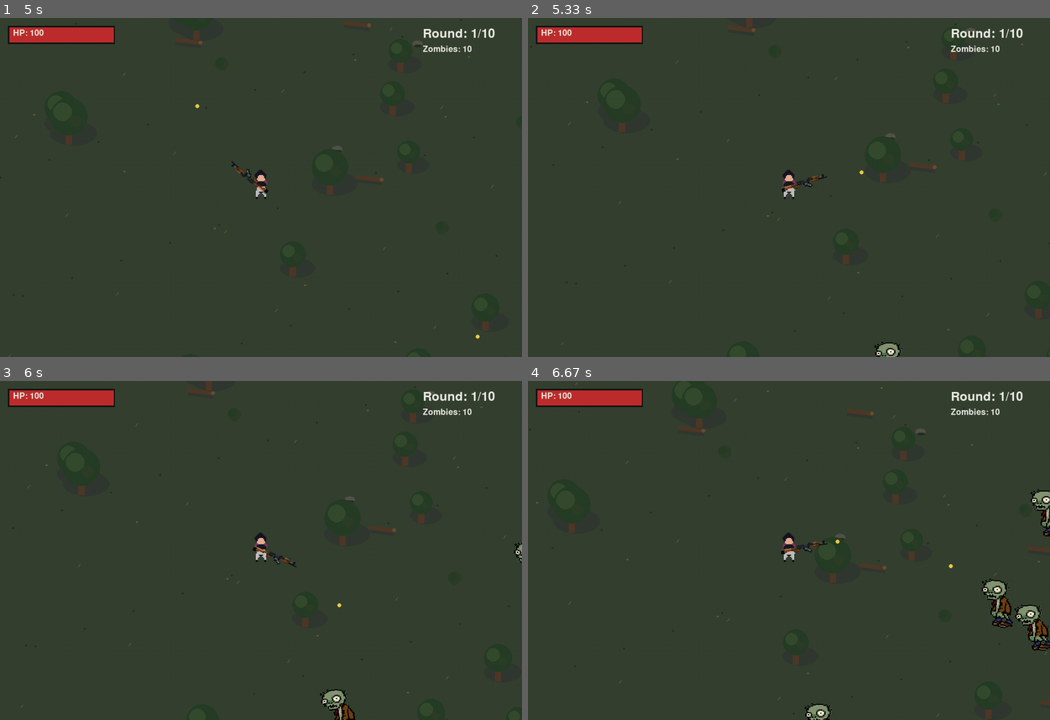
Above: before the commit, frames 1-4 (two rows, left to right).
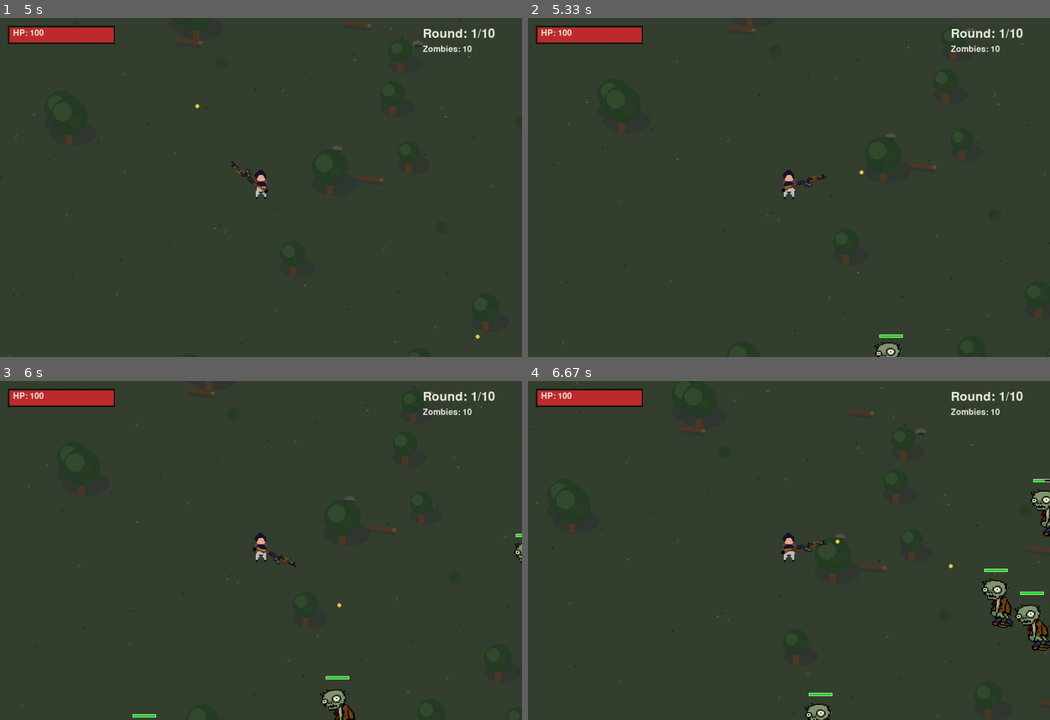
Above: after the commit, the same moments.

Repository: nhdoelpawiro/pygame-zombie-shooter
Game: pygame game, started from main.py
Two runs of this game, one before a commit and one after it. Both use one fixed random seed, a clock stepped at 60 frames per second and the inputs below.
Inputs (mouse positions are in pixels of both pictures, inside the frame that each line leads up to):
- Up to frame 1 (5 s): click (261, 187) at 0.38 s; hold D 0.67-1.13 s; move the mouse to (261, 211) at 0.7 s; click (99, 136) at 1.22 s; hold W 1.5-1.8 s; click (99, 265) at 1.58 s; hold D 1.83-2.3 s; click (454, 306) at 1.92 s; hold A 2.33-2.87 s; click (125, 62) at 2.42 s; hold S 2.9-3.2 s; click (135, 119) at 2.98 s; hold A 3.23-3.63 s; click (234, 275) at 3.32 s; hold W 3.67-4.03 s; click (261, 228) at 3.75 s; hold D 4.07-4.7 s; click (459, 316) at 4.15 s; hold S from 4.73 s (still down); click (187, 116) at 4.82 s
- Up to frame 2 (5.33 s): release S at 5.1 s; hold A from 5.13 s (still down); click (893, 160) at 5.22 s
- Up to frame 3 (6 s): release A at 5.6 s; hold D from 5.63 s (still down); click (443, 638) at 5.72 s
- Up to frame 4 (6.67 s): release D at 6.1 s; hold W 6.13-6.43 s; click (950, 543) at 6.22 s; hold D from 6.47 s (still down); click (976, 523) at 6.55 s

Frame 1 is identical in both runs. In frame 2, less than 0.1% of the frame differs, in the area x 67-72%, y 93-95%; in frame 3, 0.1%; in frame 4, 0.2%, in the area x 53-100%, y 28-93%.

Commit message:
a

Diff:
--- a/main.py
+++ b/main.py
@@ -262,7 +262,11 @@
         for zombie in zombies[:]:
             if bullet["pos"].distance_to(zombie["pos"]) < zombie["size"] + 5:
                 bullets.remove(bullet)
+
                 zombie["hp"] -= 1
+
+                # Trigger red damage flash (6 frames)
+                zombie["hit_timer"] = 6
 
                 if zombie["hp"] <= 0:
                     zombies.remove(zombie)
--- a/zombies.py
+++ b/zombies.py
@@ -112,6 +112,7 @@
     return max(0, health)
 
 
+
 def draw_zombies(screen, zombies, images, camera):
     time = pygame.time.get_ticks()
     screen_center = pygame.Vector2(WIDTH // 2, HEIGHT // 2)
@@ -121,13 +122,60 @@
         size = zombie["size"]
 
         image = images[zombie["type"]]
+
         bob = math.sin(time * 0.012 * (zombie["speed"] + 1)) * 4
         angle = math.sin(time * 0.008 * (zombie["speed"] + 1)) * 8
 
         rotated = pygame.transform.rotate(image, angle)
 
         screen_pos = p - camera + screen_center
+
         rect = rotated.get_rect(
             center=(int(screen_pos.x), int(screen_pos.y + bob))
         )
-        screen.blit(rotated, rect)
+
+        # Red flash when zombie is hit
+        if zombie.get("hit_timer", 0) > 0:
+            red_image = rotated.copy()
+            red_image.fill((255, 0, 0, 255), special_flags=pygame.BLEND_RGBA_MULT)
+            screen.blit(red_image, rect)
+
+            zombie["hit_timer"] -= 1
+        else:
+            screen.blit(rotated, rect)
+
+        # Health bar
+        bar_width = size * 3
+        bar_height = 6
+
+        bar_x = int(screen_pos.x - bar_width / 2)
+        bar_y = int(screen_pos.y - rect.height / 2 - 12)
+
+        # Background (black)
+        pygame.draw.rect(
+            screen,
+            (30, 30, 30),
+            (bar_x, bar_y, bar_width, bar_height)
+        )
+
+        # Current health
+        health_percentage = zombie["hp"] / zombie["max_hp"]
+
+        pygame.draw.rect(
+            screen,
+            (0, 220, 0),
+            (
+                bar_x,
+                bar_y,
+                int(bar_width * health_percentage),
+                bar_height
+            )
+        )
+
+        # Health bar border
+        pygame.draw.rect(
+            screen,
+            (255, 255, 255),
+            (bar_x, bar_y, bar_width, bar_height),
+            1
+        )
